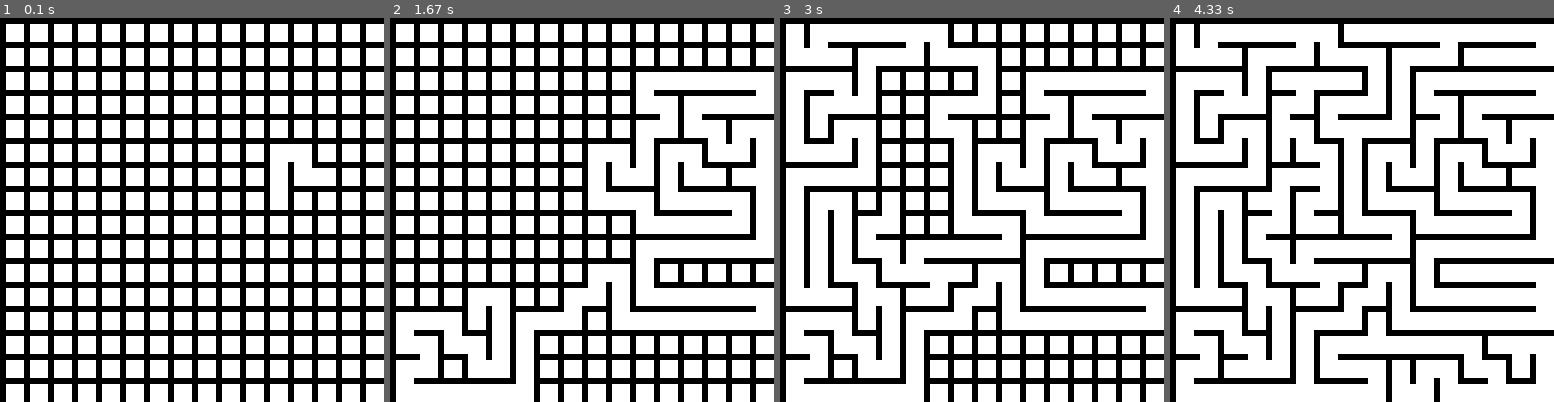
Above: before the commit, frames 1-4 (left to right).
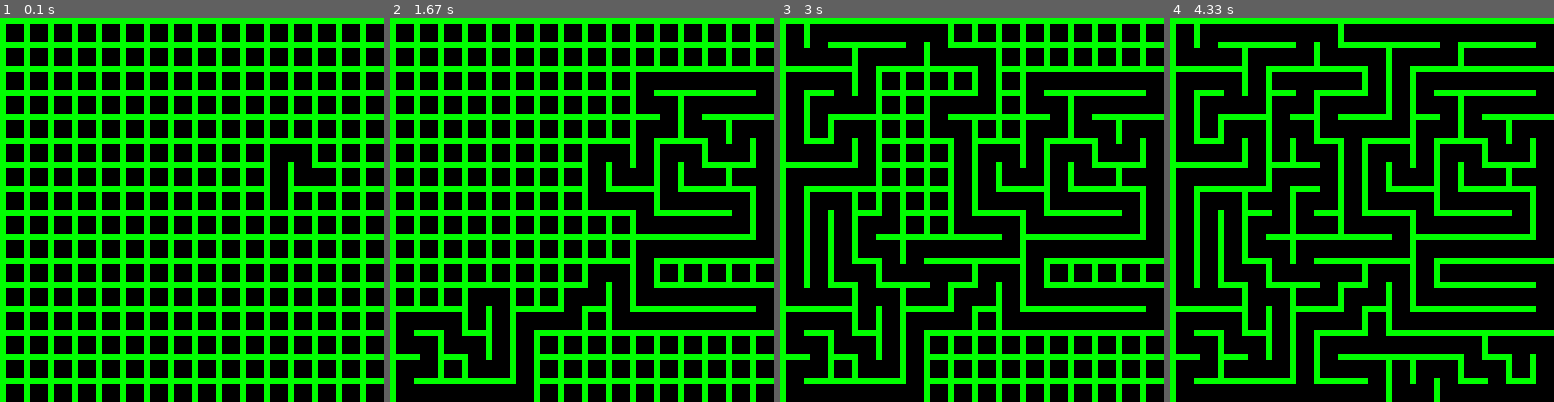
Above: after the commit, the same moments.

Repository: avivbeeri/GameJam
Game: pygame game, started from runme.py
Same seed, same stepped clock (60 frames per second), same inputs: the game is played once before the commit and once after it. The source is Python 2; it was converted automatically to run under Python 3.
Inputs:
- Up to frame 1 (0.1 s): no input
- Up to frame 2 (1.67 s): no input
- Up to frame 3 (3 s): no input
- Up to frame 4 (4.33 s): no input

The runs differ from the first frame. In frame 1, 100% of the frame differs, in the area x 0-100%, y 0-100%; in frame 2, 100%; in frame 3, 100%; in frame 4, 100%.

Commit message:
Changed to green on black.

Diff:
--- a/maze.py
+++ b/maze.py
@@ -14,11 +14,11 @@
 
 		#We're saying that each box of the maze is 4px*4px, so there are 16x16 boxes on the screen
 		for y in xrange(self.screenSize/self.cellSize):
-			pygame.draw.line(self.mLayer, (0,0,0,255), (0, y*self.cellSize), (self.screenSize, y*self.cellSize))
+			pygame.draw.line(self.mLayer, (0,255,0), (0, y*self.cellSize), (self.screenSize, y*self.cellSize))
 			for x in xrange(self.screenSize/self.cellSize):
 				self.mazeArray.append(0)
 				if y==0:
-					pygame.draw.line(self.mLayer, (0,0,0,255), (x*self.cellSize, 0), (x*self.cellSize, self.screenSize))
+					pygame.draw.line(self.mLayer, (0,255,0), (x*self.cellSize, 0), (x*self.cellSize, self.screenSize))
 		self.totalCells = (self.screenSize/self.cellSize)**2
 		self.currentCell = random.randint(0, self.totalCells-1)
 		self.visitedCells = 1
--- a/runme.py
+++ b/runme.py
@@ -13,12 +13,12 @@
 
 	background = pygame.Surface(screen.get_size())
 	background = background.convert()
-	background.fill((255,255,255))
+	background.fill((0,0,0))
 	#Make a black background for the game.
 
 	mazeLayer = pygame.Surface(screen.get_size())
 	mazeLayer = mazeLayer.convert_alpha() # give it some alpha values
-	mazeLayer.fill((255,255,255,255,))
+	mazeLayer.fill((0,0,0,0))
 
 	screen.blit(background, (0,0))
 	pygame.display.flip()
